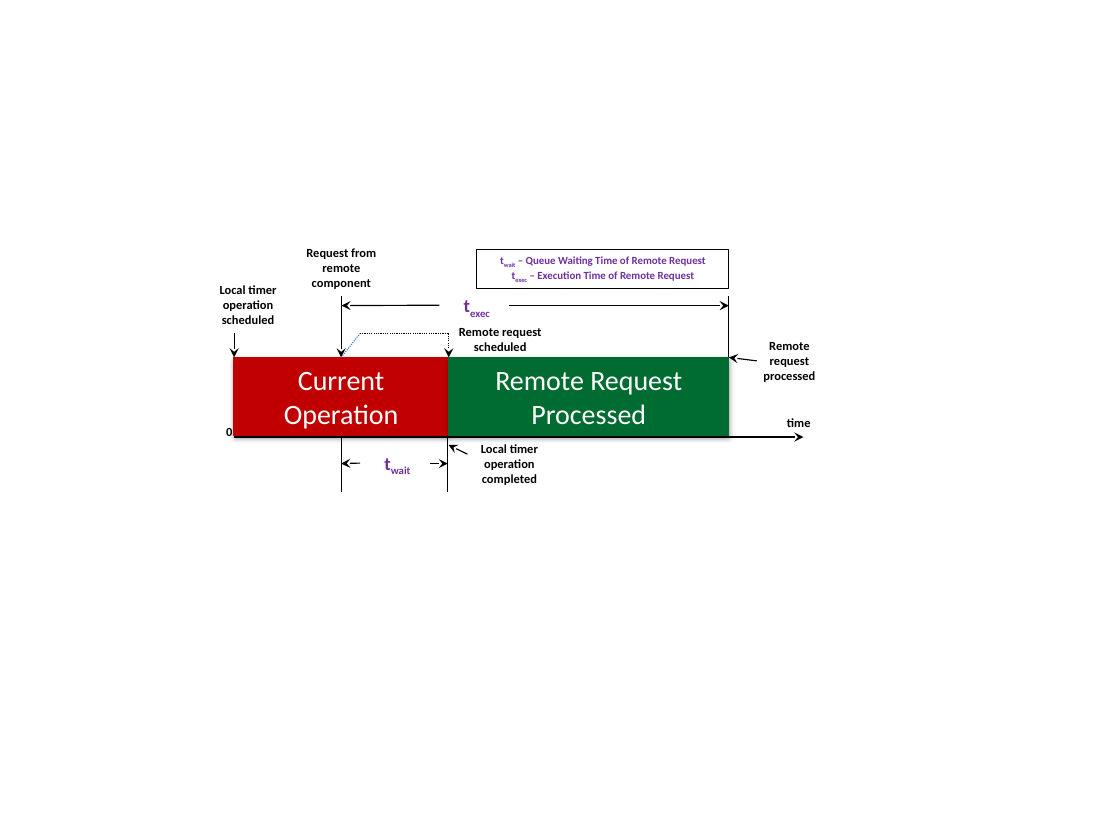
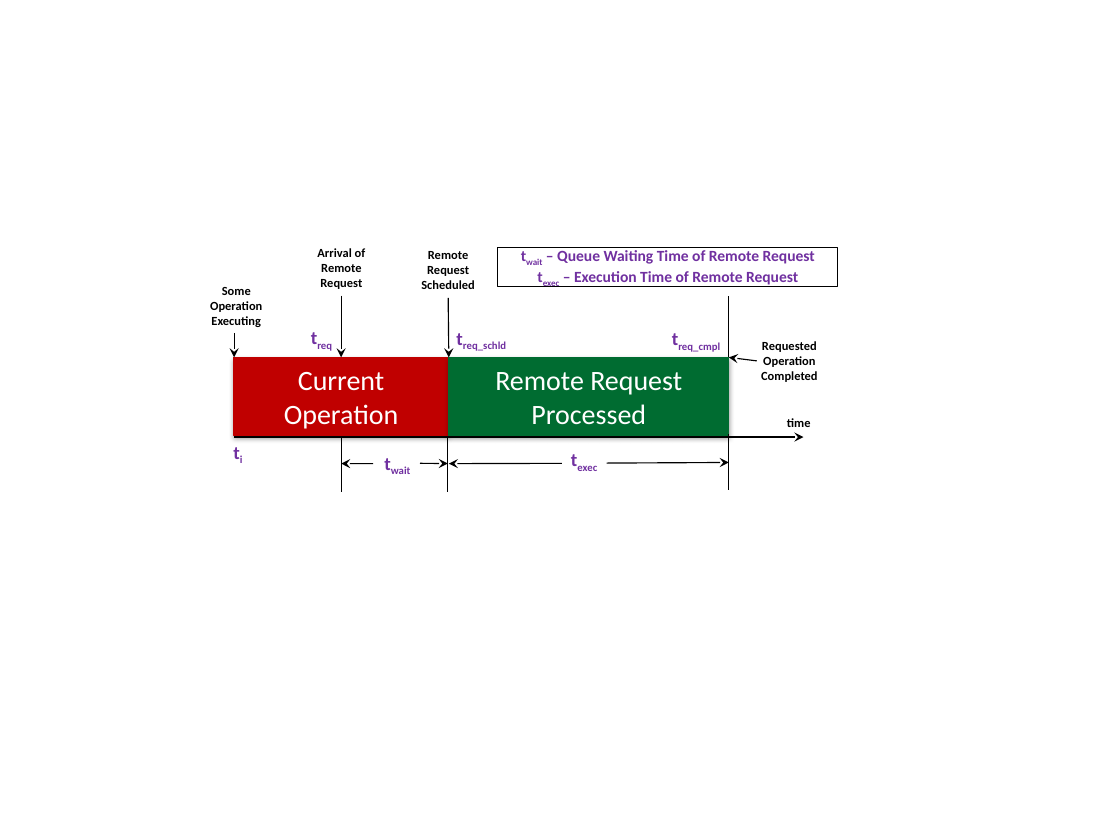
Before and after one commit to p-ranav/phd-dissertation, a slide deck: slide 1 of src/proposal/figs/DREMS_COMPONENT_MODEL_EXECUTION_SEMANTICS.pptx. Drawn at 1120x840 pixels with LibreOffice and Linux fonts; fonts in the diff are those of the drawing. Boxes give left, top, right and bottom in pixels: in the first picture for what was removed or moved away, otherwise in the second. Text is boxed around its words. In the diff, an @@ line names an element or a change of style, - is before the commit and + after.

Commit message:
Updated DREMS section - Component Execution Semantics and Temporal Partitioning

```diff
--- a/src/proposal/figs/DREMS_COMPONENT_MODEL_EXECUTION_SEMANTICS.pptx
+++ b/src/proposal/figs/DREMS_COMPONENT_MODEL_EXECUTION_SEMANTICS.pptx
@@ text at [317,248,366,289]: text changed @@
-Request from remote component
+Arrival of Remote Request
@@ text at [421,251,474,289]: text changed @@
-Remote request scheduled
+Remote Request Scheduled
@@ rectangle "twait – Queue Waiting Time ...": place and size @@
-rectangle "twait – Queue Waiting Time ..." at [477,249,729,288]
+rectangle "twait – Queue Waiting Time ..." at [497,248,837,287]
@@ rectangle "twait – Queue Waiting Time ..." at [497,248,837,287]: size 7 to 10 pt @@
@@ text at [210,287,262,327]: text changed @@
-Local timer operation scheduled
+Some Operation Executing
@@ arrow moved from (449, 334) - (449, 357) to (448, 298) - (449, 357) @@
@@ arrow (448, 298) - (449, 357): stroke #000000 0.75 pt dashed to #000000 0.75 pt @@
@@ text added at [270,320,373,354], 12 pt, text #7030A0, bold @@
+treq
@@ line removed from (342, 357) to (361, 334) @@
@@ line removed from (360, 334) to (448, 334) @@
@@ text added at [463,341,506,351], 12 pt, text #7030A0, bold @@
+treq_schld
@@ text added at [678,342,720,352], 12 pt, text #7030A0, bold @@
+treq_cmpl
@@ text at [761,341,818,382]: text changed @@
-Remote request processed
+Requested
+Operation
+Completed
@@ text added at [187,435,290,468], 12 pt, text #7030A0, bold @@
+ti
@@ text removed at [226,428,232,436] @@
-0
@@ arrow removed from (467, 455) to (448, 445) @@
@@ text removed at [481,444,538,485] @@
-Local timer operation completed
@@ text "texec": place and size @@
-text "texec" at [426,288,529,321]
+text "texec" at [533,442,636,476]
@@ line added from (729, 435) to (729, 491), #000000 0.75 pt @@
@@ arrow moved from (361, 463) - (342, 464) to (373, 464) - (342, 464) @@
@@ arrow moved from (430, 464) - (448, 464) to (420, 464) - (448, 464) @@
@@ arrow moved from (439, 305) - (342, 306) to (562, 464) - (449, 464) @@
@@ arrow moved from (510, 306) - (729, 306) to (607, 463) - (729, 463) @@
```
Also in this commit, not shown: 11 other files.
